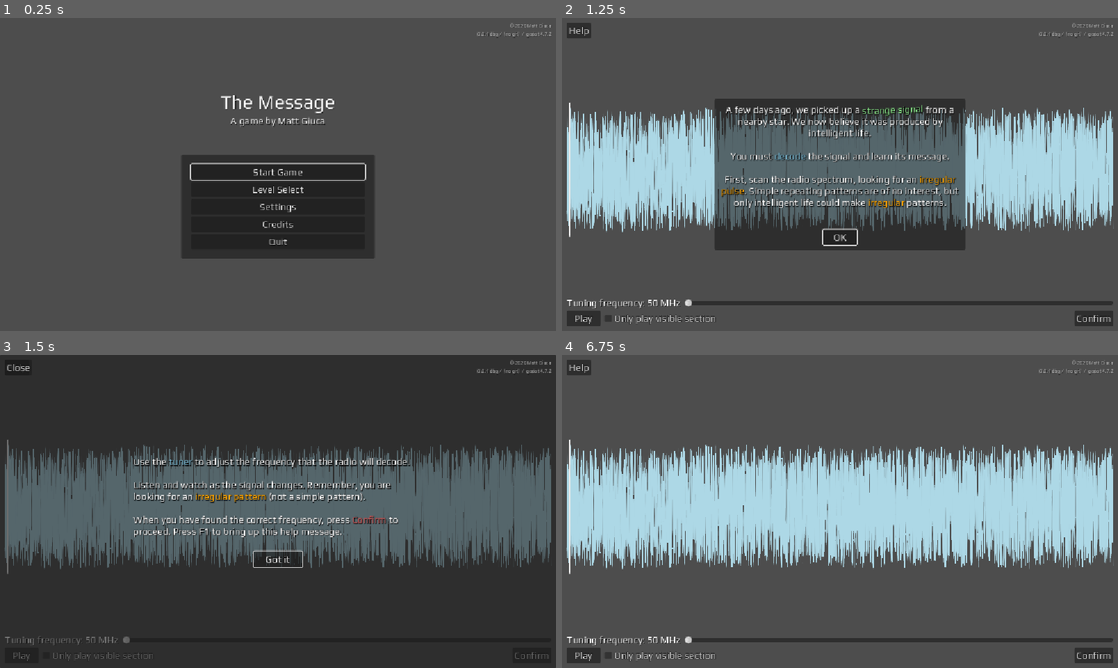
Above: before the commit, frames 1-4 (two rows, left to right).
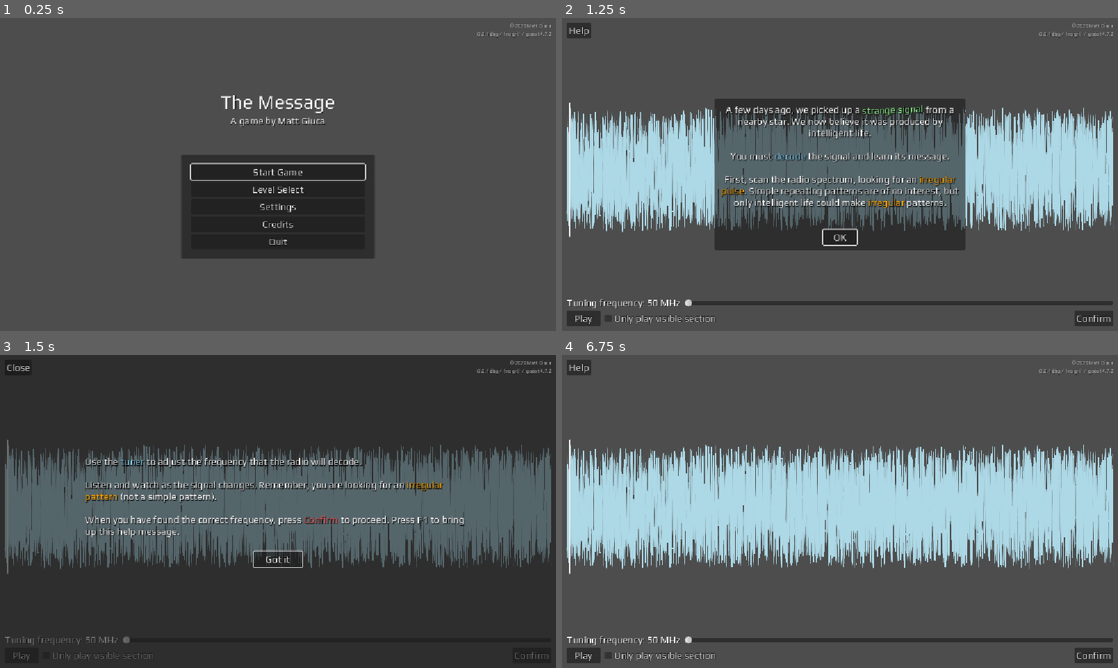
Above: after the commit, the same moments.

Repository: mgiuca/message-game
Game: Godot game, scene res://scenes/main.tscn
Same seed, same stepped clock (60 frames per second), same inputs: the game is played once before the commit and once after it.
Inputs:
- Up to frame 1 (0.25 s): no input
- Up to frame 2 (1.25 s): click "Start Game" at 0.5 s
- Up to frame 3 (1.5 s): click "OK" at 1.25 s
- Up to frame 4 (6.75 s): click "Play" at 2 s; click "Play" at 2.75 s; click "Only play visible section" at 3.5 s; click "Only play visible section" at 4.25 s; click "Confirm" at 5 s; click "Confirm" at 5.75 s; click "Got it" at 6.5 s

Frames 1-2 are identical in both runs. In frame 3, 4.4% of the frame differs, in the area x 15-84%, y 32-59%; in frame 4, nothing differs.

Commit message:
Added story and help for PulseDetector.

Diff:
--- a/scenes/level.tscn
+++ b/scenes/level.tscn
@@ -67,7 +67,7 @@
 theme_override_constants/separation = 30
 
 [node name="HelpText" type="RichTextLabel" parent="Help/Panel/VBoxContainer" unique_id=2042522381]
-custom_minimum_size = Vector2(600, 0)
+custom_minimum_size = Vector2(800, 0)
 layout_mode = 2
 bbcode_enabled = true
 fit_content = true
--- a/scenes/levels/pulse_detector.gd
+++ b/scenes/levels/pulse_detector.gd
@@ -54,7 +54,11 @@
 var selected_tag_range : TagRange  # alias one of the above
 
 const STORY_TEXT : String = """\
-STORY 2
+Great work! The demodulated signal sounds like a code, consisting of two tones: \
+a [color=sky_blue]high pitch[/color] and a [color=medium_slate_blue]low pitch[/color].
+
+Let's identify the [color=orange]precise frequency[/color] of those tones, as well \
+as how far apart they are spaced. Then, we should be able to decode the message.
 """
 
 # Called when the node enters the scene tree for the first time.
@@ -108,13 +112,13 @@
 
   if pulse_width < CORRECT_PULSE_WIDTH / VERIFY_TOLERANCE_PCT or \
      pulse_width > CORRECT_PULSE_WIDTH * VERIFY_TOLERANCE_PCT:
-    set_error('Pulse width seems off...')
+    set_error('The pulse width seems incorrect')
     return
   if zero_p2p < CORRECT_ZERO_P2P / VERIFY_TOLERANCE_PCT or \
      zero_p2p > CORRECT_ZERO_P2P * VERIFY_TOLERANCE_PCT or \
      one_p2p < CORRECT_ONE_P2P / VERIFY_TOLERANCE_PCT or \
      one_p2p > CORRECT_ONE_P2P * VERIFY_TOLERANCE_PCT:
-    set_error('One or both of the code frequencies seems off...')
+    set_error('One or both of the code frequencies seems incorrect')
     return
 
   LevelManager.switch_to_next_level_or_quit()
--- a/scenes/levels/pulse_detector.tscn
+++ b/scenes/levels/pulse_detector.tscn
@@ -167,6 +167,13 @@
 [node name="AudioStreamPlayer" type="AudioStreamPlayer" parent="." index="2" unique_id=189053425]
 volume_db = -10.0
 
+[node name="HelpText" parent="Help/Panel/VBoxContainer" parent_id_path=PackedInt32Array(691202148) index="0" unique_id=2042522381]
+text = "First, you must tag the [color=orange]pulse width[/color], which is how far apart the pulses are in time. Select \"Tag pulse width\" mode, then [color=sky_blue]click and drag[/color] on the waveform to mark a width. It doesn't matter where you tag, just how wide the tag is.
+
+Then, you must specify the [color=orange]frequencies[/color] of the low pitch code (#0) and the high pitch code (#1). Select the tagging mode for each code, then [color=sky_blue]click and drag[/color] a tag which is exactly the width of one period of that code's wave (i.e. the distance from one peak to another peak).
+
+It might be useful to turn on \"Only play visible section\", to help hear the pitches of specific pulses. Remember, you can press F1 to see this help text at any time."
+
 [connection signal="continue_drag" from="MarginContainer/VBoxContainer/Waveform" to="." method="_on_waveform_continue_drag"]
 [connection signal="end_drag" from="MarginContainer/VBoxContainer/Waveform" to="." method="_on_waveform_end_drag"]
 [connection signal="start_drag" from="MarginContainer/VBoxContainer/Waveform" to="." method="_on_waveform_start_drag"]
